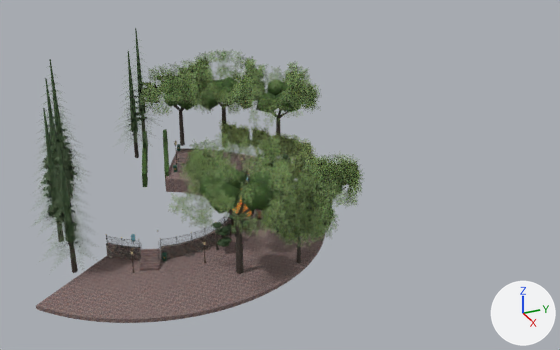
An edit to the FBX model models/AR_Pagode/exports/AR_Pagode_omgeving.fbx, drawn before and after from the same camera.
Camera for both pictures: a camera (50 mm lens) standing at (96.6, -24.3, 51.5) and looking at (4.0, 17.4, 5.2). Lighting does not change. The marker at lower right points along +X, +Y and +Z. The older version comes first. Vertices at exactly the same position are counted once.

Names of what the first picture shows: 'PG_bamboe_0_om', 'PG_breuksteen_0_om', 'PG_haag_0_om', 'PG_klinker_0_om', 'PG_naald_0_om', 'PG_rood_0_om', 'PG_schors_0_om' and 7 more.
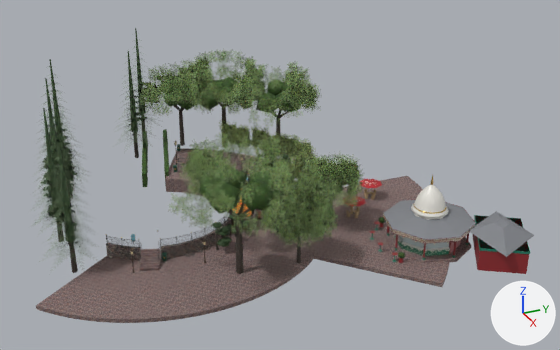
Where the change shows, as pixel boxes (x1, y1, x2, y2) in the pictures (560 x 350 px):
'PG_klinker_0_om', reshaped (50% wider): before (36, 149, 325, 323); after (36, 149, 471, 323)
'PG_dak_toko_0_om', added: after (383, 200, 534, 257)
'PG_rood_0_om', reshaped: before (211, 167, 261, 218); after (211, 167, 529, 274)
'PG_wit_glans_0_om', added: after (411, 184, 448, 220)
'PG_groen_0_om', reshaped (not visible before): after (210, 170, 530, 262)
'PG_parasol_0_om', added: after (342, 179, 382, 206)
'PG_tokorand_0_om', added: after (383, 199, 475, 244)
'PG_tokopaneel_0_om', added: after (394, 235, 450, 256)
'PG_rotan_0_om', added: after (346, 189, 376, 218)
'PG_wit_0_om', added: after (353, 206, 455, 251)
part 1 of me_pg_rood_0_om, added (red): after (449, 215, 529, 274)
part 2 of me_pg_klinker_0_om, added (brown): after (383, 230, 471, 262)
part 3 of me_pg_klinker_0_om, added (brown): after (314, 176, 450, 287)
part 4 of me_pg_groen_0_om, added: after (474, 215, 530, 254)

Patch to the scene script:
```diff
--- a/models/AR_Pagode/exports/AR_Pagode_omgeving.fbx.py
+++ b/models/AR_Pagode/exports/AR_Pagode_omgeving.fbx.py
@@ me_pg_groen_0_om @@
-me_pg_groen_0_om.from_pydata(...)  # 80 vertices, 120 faces; spans x -6.89..-3.82, y 9.25..12.23, z 1.3..3.9
+me_pg_groen_0_om.from_pydata(...)  # 440 vertices, 740 faces; spans x -6.89..32.98, y 9.25..43.34, z -0.38..3.9
+# me_pg_groen_0_om part 4: 8 vertices added at x 22.02..32.98, y 33.26..43.34, z 2.52..2.82
+# other edits to the shape of me_pg_groen_0_om do not show in these pictures
 me_pg_groen_0_om.materials.append(mat_pg_groen)
@@ me_pg_klinker_0_om @@
-me_pg_klinker_0_om.from_pydata(...)  # 1569 vertices, 3024 faces; spans x -24.6..24.0, y -18.9..24.7, z -1.2..1.3
+me_pg_klinker_0_om.from_pydata(...)  # 1683 vertices, 3260 faces; spans x -24.6..30.5, y -18.9..41.0, z -1.2..1.3
+# me_pg_klinker_0_om part 2: a new loose piece, an 8-sided cylinder along z spanning x 14.74..26.46, y 25.94..37.66, z -0.68..-0.26, in mat_pg_klinker
+# me_pg_klinker_0_om part 3: 98 vertices added at x 1.4..30.5, y 16.1..41.0, z -0.9..-0.4
 me_pg_klinker_0_om.materials.append(mat_pg_klinker)
@@ me_pg_rood_0_om @@
-me_pg_rood_0_om.from_pydata(...)  # 72 vertices, 116 faces; spans x -6.85..5.92, y 9.29..14.81, z -0.38..3.88
+me_pg_rood_0_om.from_pydata(...)  # 464 vertices, 768 faces; spans x -6.85..32.91, y 9.29..43.27, z -0.38..3.88
+# me_pg_rood_0_om part 1: 152 vertices added at x 16.14..32.91, y 27.34..43.27, z -0.38..2.82
+# other edits to the shape of me_pg_rood_0_om do not show in these pictures
 me_pg_rood_0_om.materials.append(mat_pg_rood)
@@ ob_pg_tokopaneel_0_om @@
+ob_pg_tokopaneel_0_om = bpy.data.objects.new('PG_tokopaneel_0_om', me_pg_tokopaneel_0_om)  # 24 vertices, 36 faces; spans x 17.84..25.04, y 27.36..32.32, z -0.26..0.74; in mat_pg_tokopaneel (picture img_pg_tokopaneel_kleur_png)
+ob_pg_tokopaneel_0_om.location = (0.0, 0.0, 0.0)
@@ ob_pg_tokorand_0_om @@
+ob_pg_tokorand_0_om = bpy.data.objects.new('PG_tokorand_0_om', me_pg_tokorand_0_om)  # 16 vertices, 32 faces; spans x 14.54..26.66, y 25.74..37.86, z 2.52..3.12; in mat_pg_tokorand (picture img_pg_tokorand_kleur_png)
+ob_pg_tokorand_0_om.location = (0.0, 0.0, 0.0)
@@ ob_pg_parasol_0_om @@
+ob_pg_parasol_0_om = bpy.data.objects.new('PG_parasol_0_om', me_pg_parasol_0_om)  # 27 vertices, 24 faces; spans x 3.05..11.75, y 18.75..33.25, z 1.92..2.37; in mat_pg_parasol (picture img_pg_parasol_kleur_png)
+ob_pg_parasol_0_om.location = (0.0, 0.0, 0.0)
@@ ob_pg_rotan_0_om @@
+ob_pg_rotan_0_om = bpy.data.objects.new('PG_rotan_0_om', me_pg_rotan_0_om)  # 432 vertices, 756 faces; spans x 3.78..11.02, y 19.48..32.52, z -0.38..0.6; in mat_pg_rotan (beige #b89e76)
+ob_pg_rotan_0_om.location = (0.0, 0.0, 0.0)
@@ ob_pg_wit_0_om @@
+ob_pg_wit_0_om = bpy.data.objects.new('PG_wit_0_om', me_pg_wit_0_om)  # 88 vertices, 148 faces; spans x 4.8..26.7, y 20.5..37.9, z -0.4..2.5; in mat_pg_wit (white #e7e7e2)
+ob_pg_wit_0_om.location = (0.0, 0.0, 0.0)
@@ ob_pg_dak_toko_0_om @@
+ob_pg_dak_toko_0_om = bpy.data.objects.new('PG_dak_toko_0_om', me_pg_dak_toko_0_om)  # 24 vertices, 40 faces; spans x 14.5..32.7, y 25.7..41.8, z 2.8..4.2; in mat_pg_dak_toko (grey #818489)
+ob_pg_dak_toko_0_om.location = (0.0, 0.0, 0.0)
@@ ob_pg_wit_glans_0_om @@
+ob_pg_wit_glans_0_om = bpy.data.objects.new('PG_wit_glans_0_om', me_pg_wit_glans_0_om)  # 337 vertices, 666 faces; spans x 18.15..23.05, y 29.35..34.25, z 4.02..8.12; in mat_pg_wit_glans (white #eae7df)
+ob_pg_wit_glans_0_om.location = (0.0, 0.0, 0.0)
```
